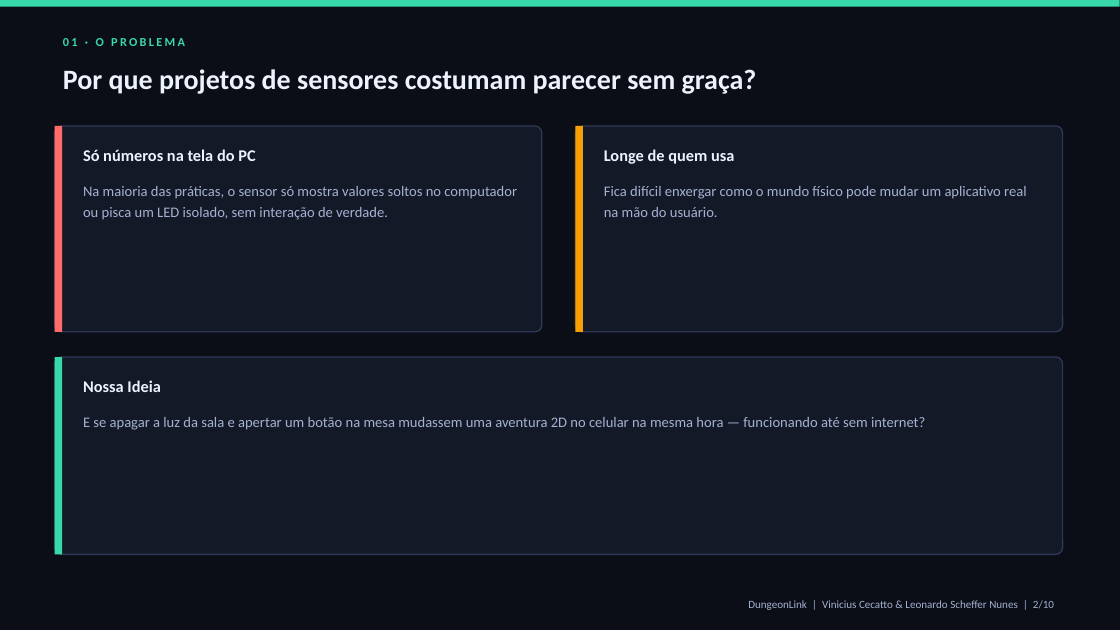
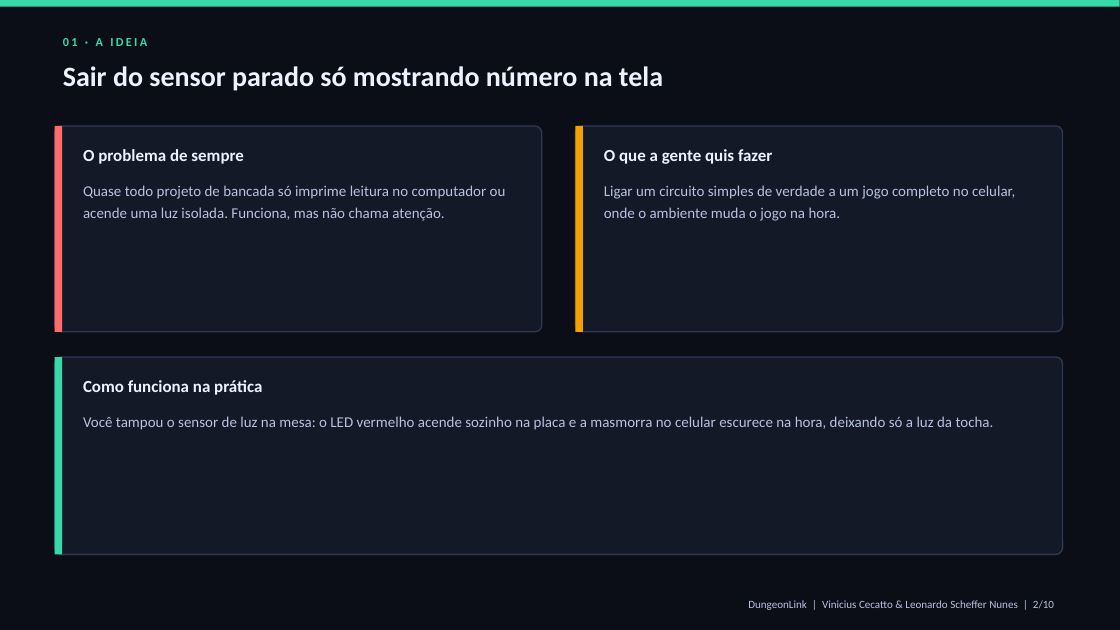
Before and after one commit to viniciusCecat/DungeonLink, a slide deck: slide 2 of docs/slides/pitch-dungeonlink.pptx. Drawn at 1120x630 pixels with LibreOffice and Linux fonts; fonts in the diff are those of the drawing. Boxes give left, top, right and bottom in pixels: in the first picture for what was removed or moved away, otherwise in the second. Text is boxed around its words. In the diff, an @@ line names an element or a change of style, - is before the commit and + after.

Commit message:
docs: rewrite pitch in natural direct tone with real bench photos, multiplayer CO-OP/X1 and remove external breadboard button

```diff
--- a/docs/slides/pitch-dungeonlink.pptx
+++ b/docs/slides/pitch-dungeonlink.pptx
@@ text at (63,38,147,46): text changed @@
-01 · O PROBLEMA
+01 · A IDEIA
@@ text at (63,66,663,91): text changed @@
-Por que projetos de sensores costumam parecer sem graça?
+Sair do sensor parado só mostrando número na tela
@@ text at (83,149,243,164): text changed; size 14 to 14.5 pt @@
-Só números na tela do PC
+O problema de sempre
@@ text at (604,149,772,164): text changed; size 14 to 14.5 pt @@
-Longe de quem usa
+O que a gente quis fazer
@@ text at (83,185,506,221): text changed; size 12.5 to 12.8 pt; text colour #A5B1D2 to #B7C2E0 @@
-Na maioria das práticas, o sensor só mostra valores soltos no computador ou pisca um LED isolado, sem interação de verdade.
+Quase todo projeto de bancada só imprime leitura no computador ou acende uma luz isolada. Funciona, mas não chama atenção.
@@ text at (604,185,1015,221): text changed; size 12.5 to 12.8 pt; text colour #A5B1D2 to #B7C2E0 @@
-Fica difícil enxergar como o mundo físico pode mudar um aplicativo real na mão do usuário.
+Ligar um circuito simples de verdade a um jogo completo no celular, onde o ambiente muda o jogo na hora.
@@ text at (83,380,262,395): text changed; size 14 to 14.5 pt @@
-Nossa Ideia
+Como funciona na prática
@@ text at (83,416,994,430): text changed; size 12.5 to 12.8 pt; text colour #A5B1D2 to #B7C2E0 @@
-E se apagar a luz da sala e apertar um botão na mesa mudassem uma aventura 2D no celular na mesma hora — funcionando até sem internet?
+Você tampou o sensor de luz na mesa: o LED vermelho acende sozinho na placa e a masmorra no celular escurece na hora, deixando só a luz da tocha.
@@ text "DungeonLink | Vinicius Cecatto & ..." at (748,600,1054,610): text colour #A5B1D2 to #B7C2E0 @@
```
Also in this commit, not shown: 6 other slides changed, 3 slides added, 3 slides removed, 4 other files.
